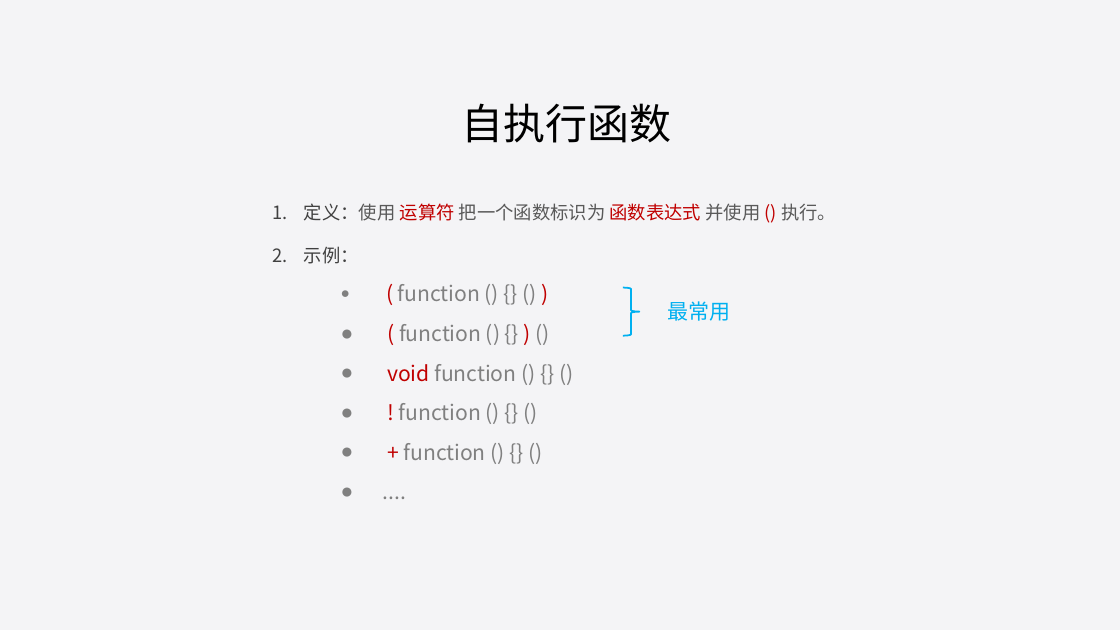
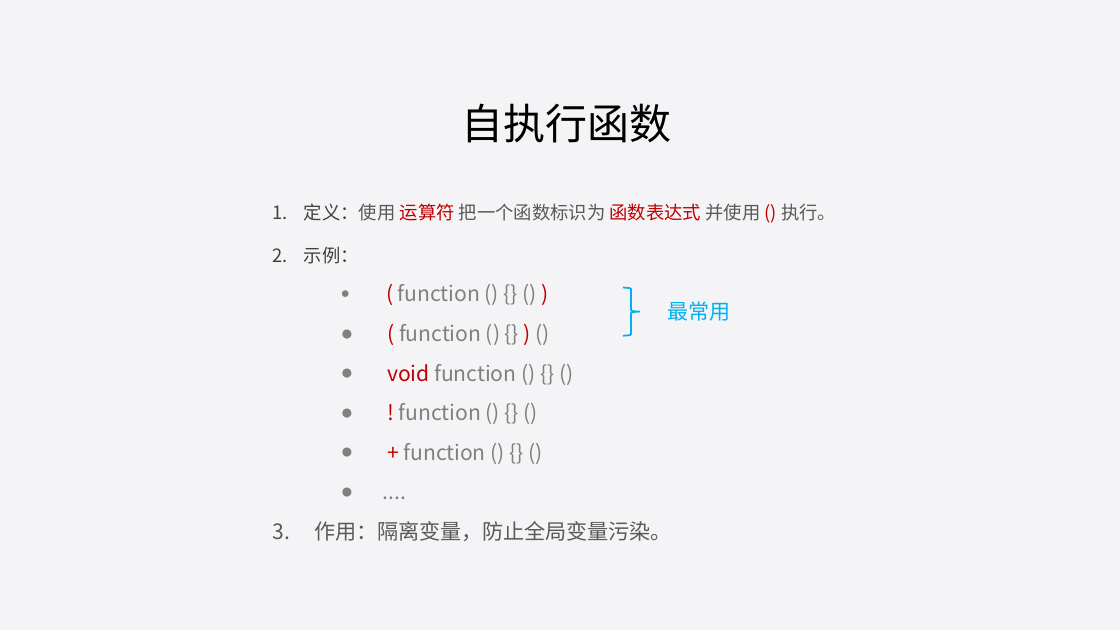
Before and after one commit to liuweiGL/share, a slide deck: slide 29 of ppt/JavaScript基础一.pptx. Drawn at 1120x630 pixels with LibreOffice and Linux fonts; fonts in the diff are those of the drawing. Boxes give left, top, right and bottom in pixels: in the first picture for what was removed or moved away, otherwise in the second. Text is boxed around its words. In the diff, an @@ line names an element or a change of style, - is before the commit and + after.

```diff
--- a/ppt/JavaScript基础一.pptx
+++ b/ppt/JavaScript基础一.pptx
@@ text at bbox=[314, 521, 671, 541]: paragraph added @@
+3. 作用：隔离变量，防止全局变量污染。
```
Also in this commit, not shown: 2 other slides changed, 4 slides added, 1 slide removed, 1 other file.
